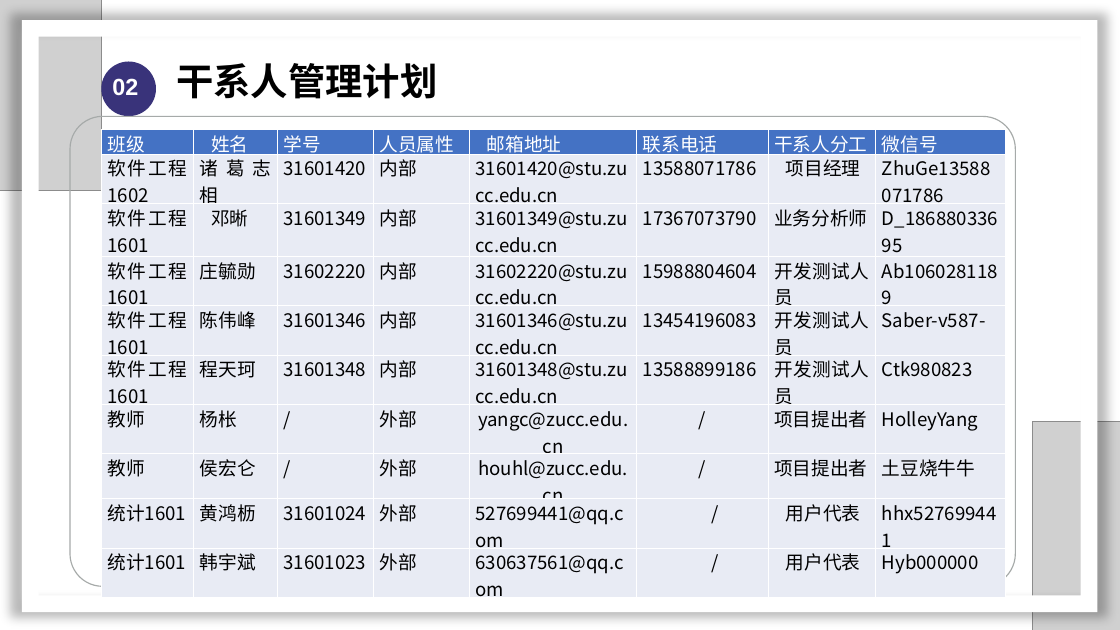
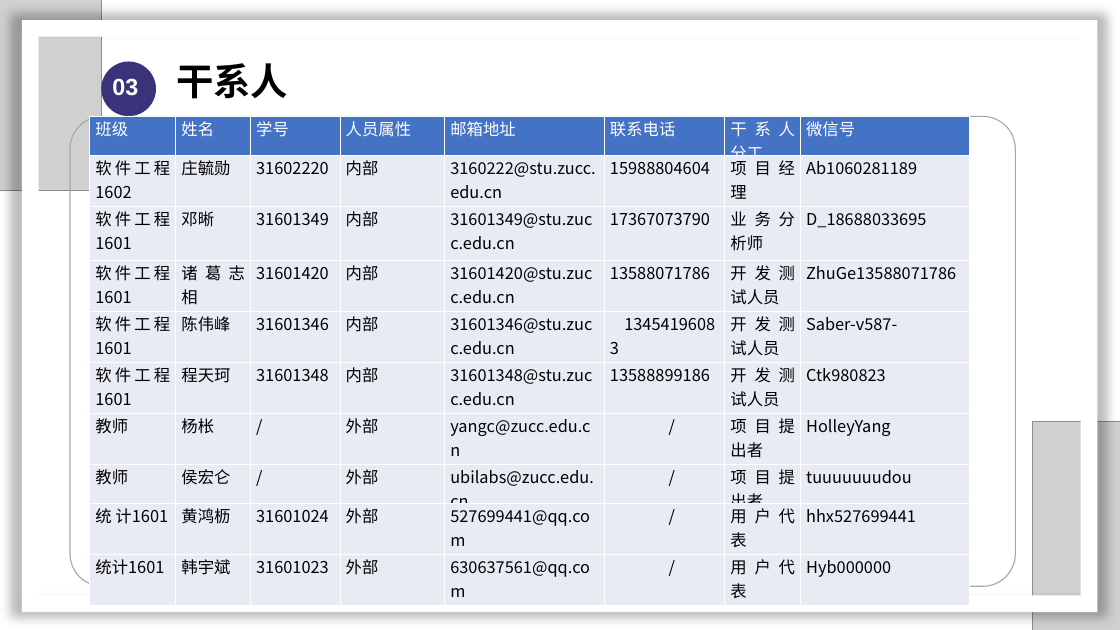
Before and after one commit to SarielX98/PRD2018G14, a slide deck: slide 37 of 受控文档/PPT/PRD2018-G14-软件需求工程审核PPT.pptx (slide 35 before the commit). Drawn at 1120x630 pixels with LibreOffice and Linux fonts; fonts in the diff are those of the drawing; grey boxes stand for pictures; background and template pictures are left out. Boxes give left, top, right and bottom in pixels: in the first picture for what was removed or moved away, otherwise in the second. Text is boxed around its words. In the diff, an @@ line names an element or a change of style, - is before the commit and + after.

```diff
--- a/受控文档/PPT/PRD2018-G14-软件需求工程审核PPT.pptx
+++ b/受控文档/PPT/PRD2018-G14-软件需求工程审核PPT.pptx
@@ text at [112, 78, 138, 96]: text changed @@
-02
+03
@@ text at [176, 63, 288, 99]: text changed @@
-干系人管理计划
+干系人
@@ table at [90, 117, 970, 606] @@
-row 2: 软件工程1602 | 诸葛志相 | 31601420 | 内部 | 31601420@stu.zucc.edu.cn | 13588071786 | 项目经理 | ZhuGe13588071786
+row 2: 软件工程1602 | 庄毓勋 | 31602220 | 内部 | 3160222@stu.zucc.edu.cn | 15988804604 | 项目经理 | Ab1060281189
-row 4: 软件工程1601 | 庄毓勋 | 31602220 | 内部 | 31602220@stu.zucc.edu.cn | 15988804604 | 开发测试人员 | Ab1060281189
+row 4: 软件工程1601 | 诸葛志相 | 31601420 | 内部 | 31601420@stu.zucc.edu.cn | 13588071786 | 开发测试人员 | ZhuGe13588071786
-row 8, column 5: houhl@zucc.edu.cn
+row 8, column 5: ubilabs@zucc.edu.cn
-row 8, column 8: 土豆烧牛牛
+row 8, column 8: tuuuuuuudou
-row 9, column 1: 统计1601
+row 9, column 1: 统 计1601
@@ size 16 to 14 pt in "班级", "姓名", "学号", "人员属性" and 63 more places @@
@@ indent changed @@
@@ alignment centre to left @@
@@ table: place and size @@
-table at [102, 129, 1005, 597]
+table at [90, 117, 970, 606]
```
Also in this commit, not shown: 20 other slides changed, 12 slides added, 22 slides removed.
